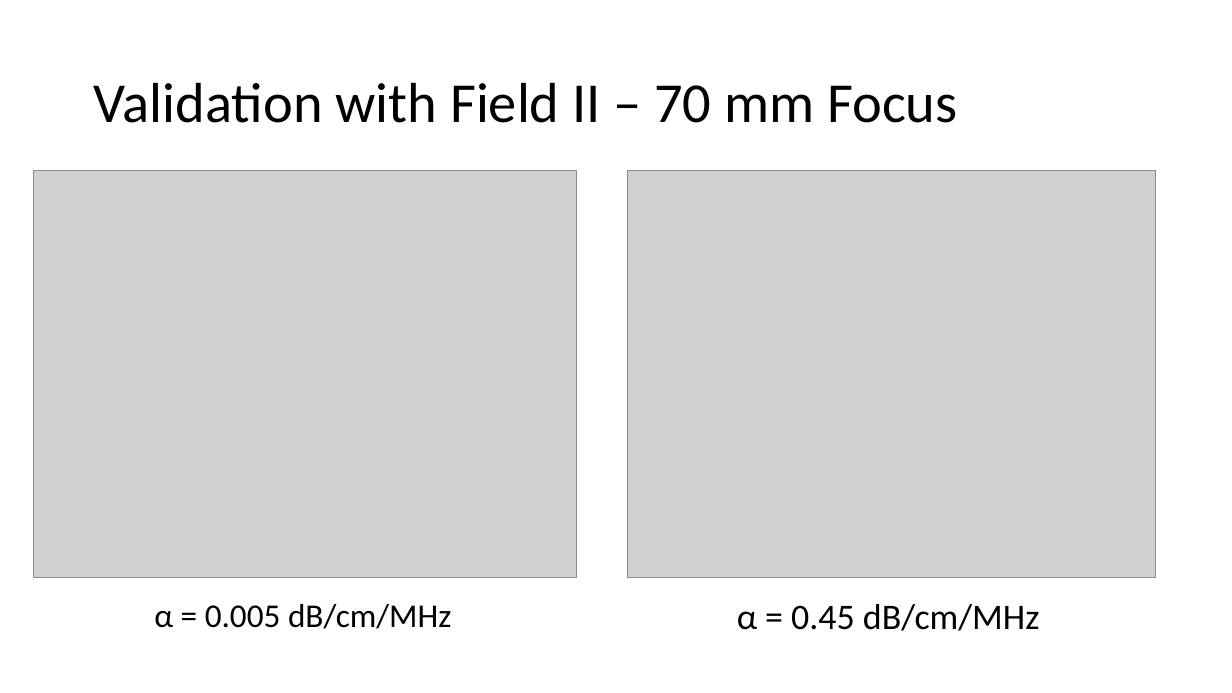
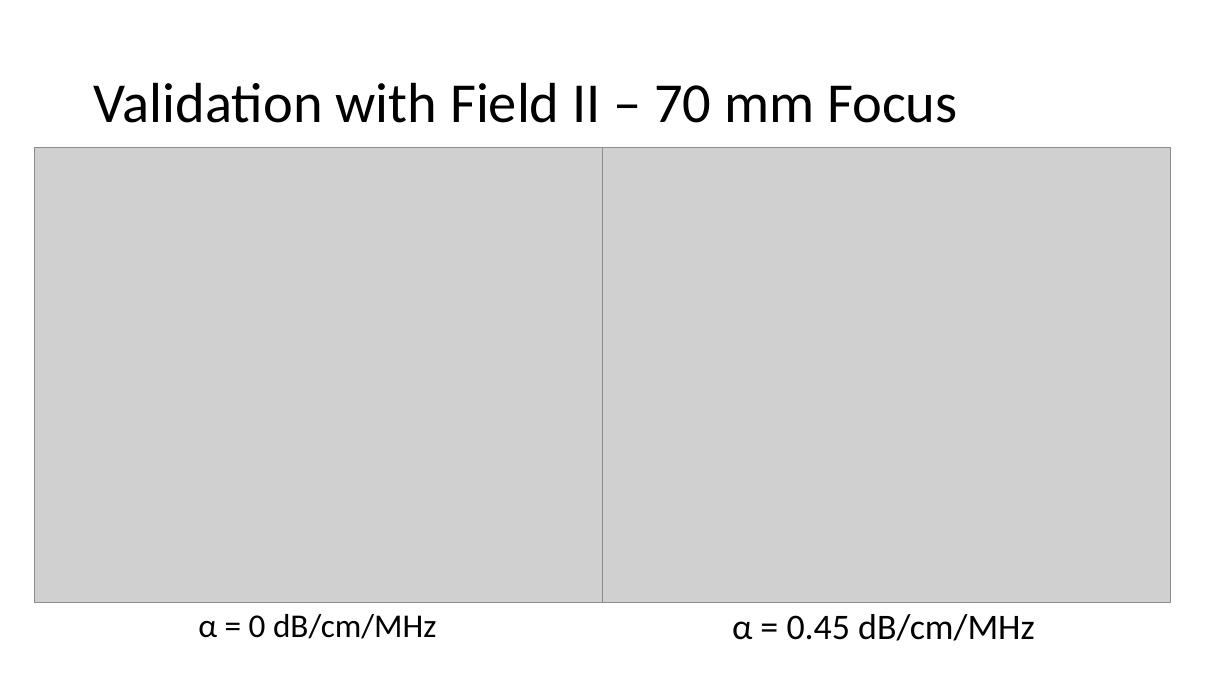
Before and after one commit to ningrui-li/nonlinear_acoustic, a slide deck: slide 6 of presentations/lab_meeting/lab_meeting_2015.04.24_kzk_sws.pptx. Drawn at 1232x693 pixels with LibreOffice and Linux fonts; fonts in the diff are those of the drawing; grey boxes stand for pictures. Boxes give left, top, right and bottom in pixels: in the first picture for what was removed or moved away, otherwise in the second. Text is boxed around its words. In the diff, an @@ line names an element or a change of style, - is before the commit and + after.

```diff
--- a/presentations/lab_meeting/lab_meeting_2015.04.24_kzk_sws.pptx
+++ b/presentations/lab_meeting/lab_meeting_2015.04.24_kzk_sws.pptx
@@ picture: place and size @@
-picture at bbox=[34, 171, 577, 578]
+picture at bbox=[34, 148, 603, 603]
@@ picture: place and size @@
-picture at bbox=[628, 171, 1156, 578]
+picture at bbox=[603, 148, 1171, 603]
@@ text at bbox=[198, 614, 436, 639]: text changed @@
-α = 0.005 dB/cm/MHz
+α = 0 dB/cm/MHz
@@ text "α = 0.45 dB/cm/MHz": place and size @@
-text "α = 0.45 dB/cm/MHz" at bbox=[737, 604, 1040, 631]
+text "α = 0.45 dB/cm/MHz" at bbox=[732, 614, 1035, 641]
```
Also in this commit, not shown: 2 other slides changed, 5 slides added, 1 slide removed.
